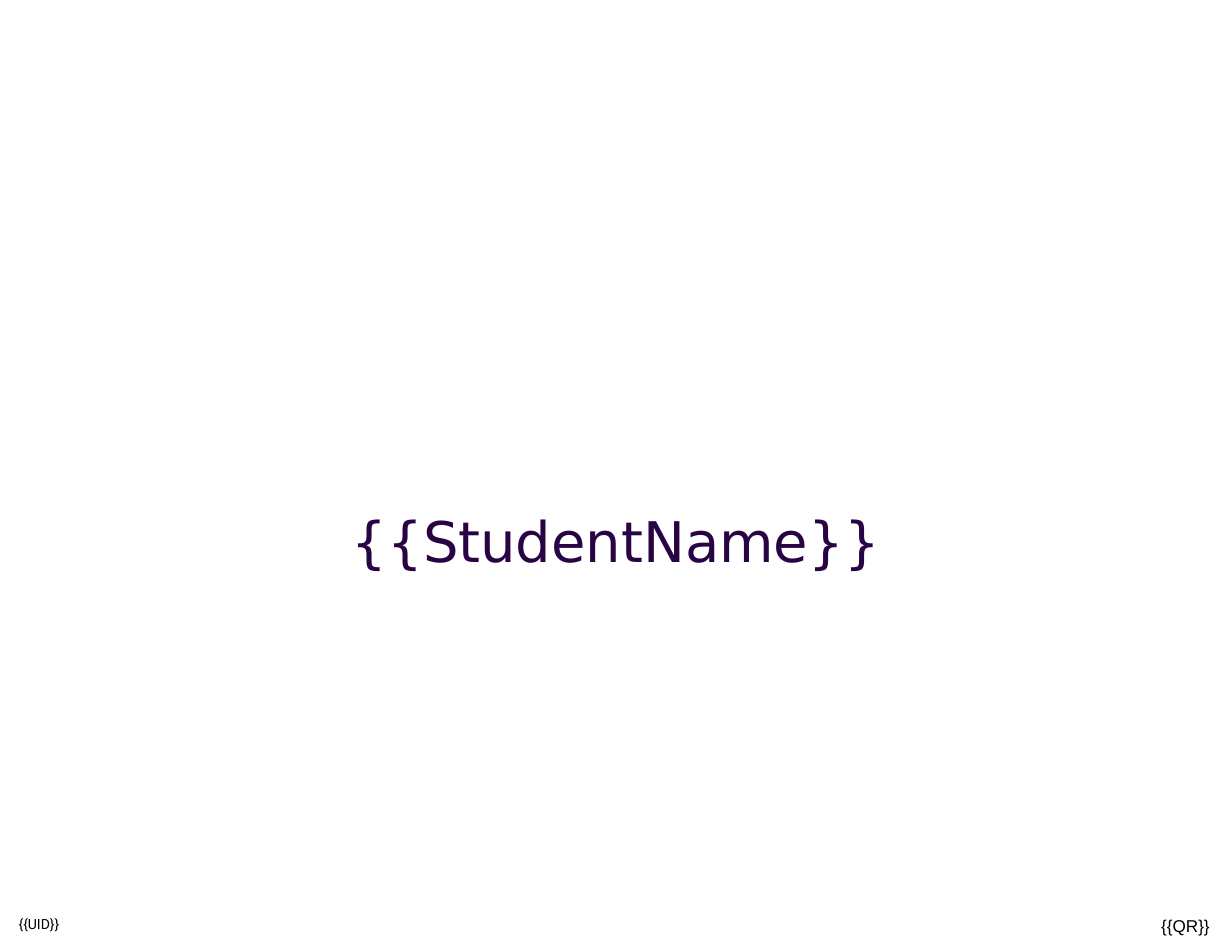
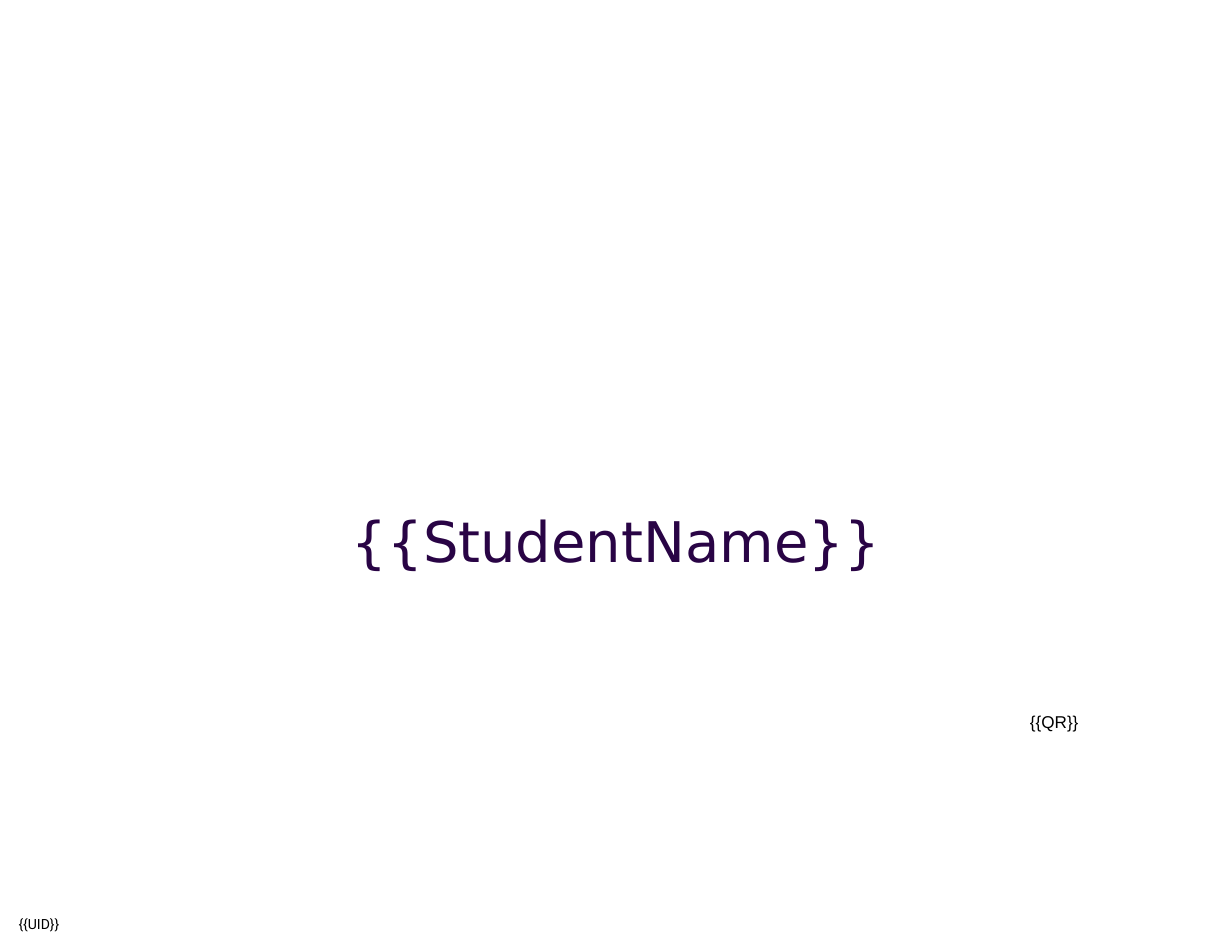
Before and after one commit to SiddhantTotade/CerGen, a slide deck: slide 1 of app/cert_gen_sen_app_backend/certificate_data/certificate-template/certificate_of_completion.pptx. Drawn at 1232x952 pixels with LibreOffice and Linux fonts; fonts in the diff are those of the drawing; background and template pictures are left out. Boxes give left, top, right and bottom in pixels: in the first picture for what was removed or moved away, otherwise in the second. Text is boxed around its words. In the diff, an @@ line names an element or a change of style, - is before the commit and + after.

```diff
--- a/app/cert_gen_sen_app_backend/certificate_data/certificate-template/certificate_of_completion.pptx
+++ b/app/cert_gen_sen_app_backend/certificate_data/certificate-template/certificate_of_completion.pptx
@@ text "{{QR}}": place and size @@
-text "{{QR}}" at box(1161, 919, 1210, 936)
+text "{{QR}}" at box(1030, 715, 1079, 732)
```
Also in this commit, not shown: 2 other files.
